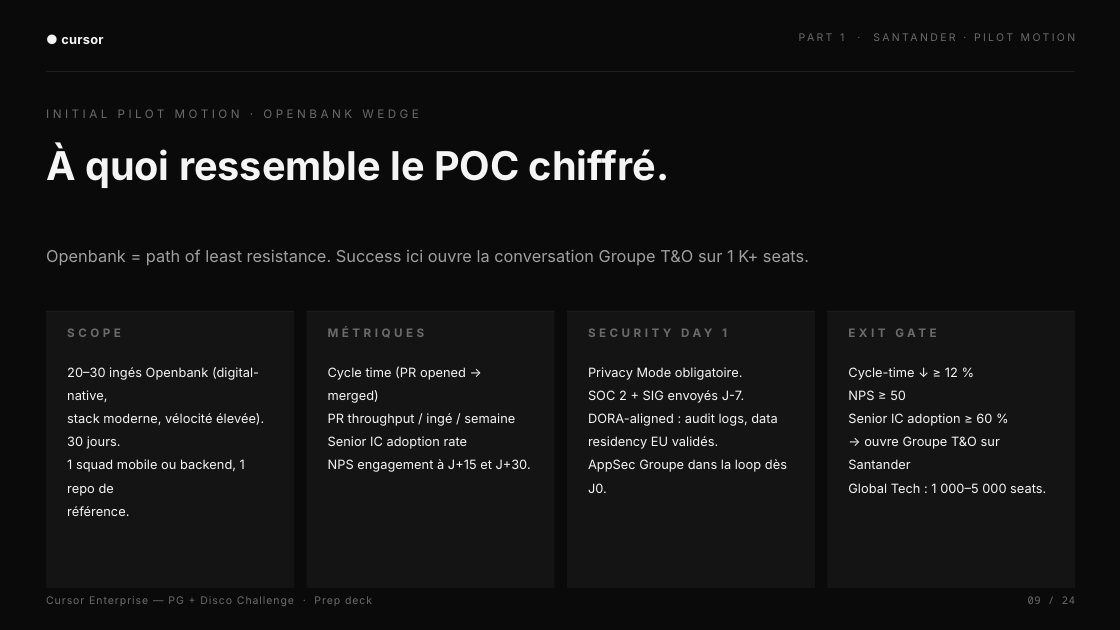
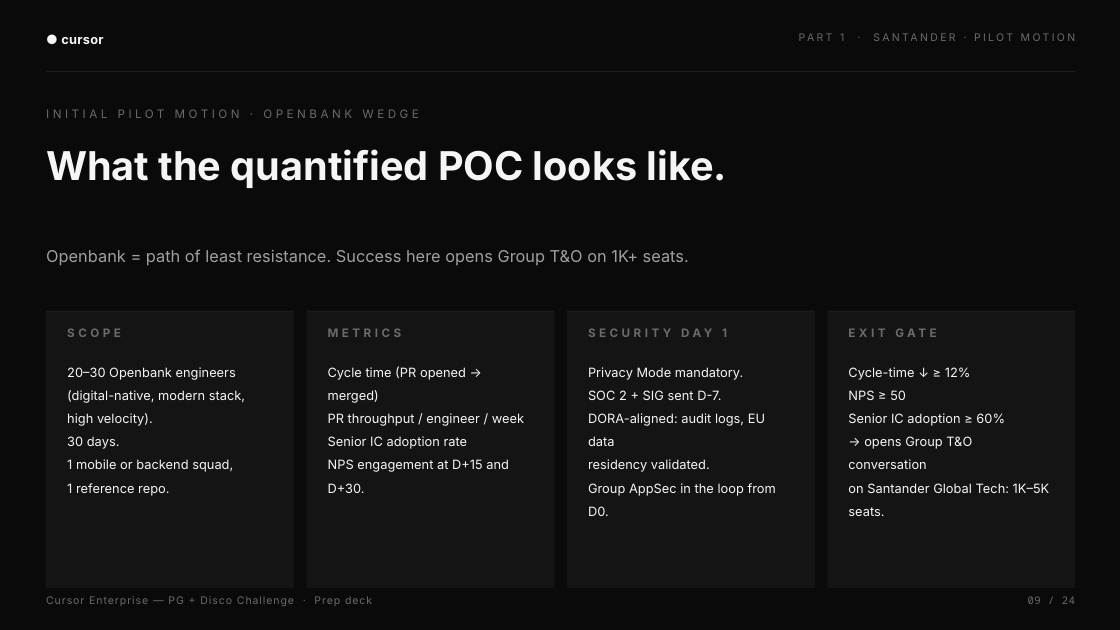
Before and after one commit to heliemonnoyeur-source/media-ae-cockpit, a slide deck: slide 9 of decks/Cursor_Enterprise_Disco_Challenge.pptx. Drawn at 1120x630 pixels with LibreOffice and Linux fonts; fonts in the diff are those of the drawing. Boxes give left, top, right and bottom in pixels: in the first picture for what was removed or moved away, otherwise in the second. Text is boxed around its words. In the diff, an @@ line names an element or a change of style, - is before the commit and + after.

```diff
--- a/decks/Cursor_Enterprise_Disco_Challenge.pptx
+++ b/decks/Cursor_Enterprise_Disco_Challenge.pptx
@@ text at [46, 149, 727, 188]: text changed @@
-À quoi ressemble le POC chiffré.
+What the quantified POC looks like.
@@ text at [46, 249, 689, 266]: text changed @@
-Openbank = path of least resistance. Success ici ouvre la conversation Groupe T&O sur 1 K+ seats.
+Openbank = path of least resistance. Success here opens Group T&O on 1K+ seats.
@@ text at [328, 328, 402, 337]: text changed @@
-MÉTRIQUES
+METRICS
@@ text at [67, 367, 245, 496]: text changed @@
-20–30 ingés Openbank (digital-native,
-stack moderne, vélocité élevée).
-30 jours.
-1 squad mobile ou backend, 1 repo de
-référence.
+20–30 Openbank engineers
+(digital-native, modern stack,
+high velocity).
+30 days.
+1 mobile or backend squad,
+1 reference repo.
@@ text at [588, 367, 776, 516]: text changed @@
-Privacy Mode obligatoire.
-SOC 2 + SIG envoyés J-7.
-DORA-aligned : audit logs, data
-residency EU validés.
-AppSec Groupe dans la loop dès J0.
+Privacy Mode mandatory.
+SOC 2 + SIG sent D-7.
+DORA-aligned: audit logs, EU data
+residency validated.
+Group AppSec in the loop from D0.
@@ text at [848, 367, 971, 380]: spaces changed @@
-Cycle-time ↓ ≥ 12 %
+Cycle-time ↓ ≥ 12%
@@ text at [328, 413, 524, 426]: text changed @@
-PR throughput / ingé / semaine
+PR throughput / engineer / week
@@ text at [848, 413, 1050, 516]: text changed @@
-Senior IC adoption ≥ 60 %
-→ ouvre Groupe T&O sur Santander
-Global Tech : 1 000–5 000 seats.
+Senior IC adoption ≥ 60%
+→ opens Group T&O conversation
+on Santander Global Tech: 1K–5K seats.
@@ text at [328, 459, 509, 493]: text changed @@
-NPS engagement à J+15 et J+30.
+NPS engagement at D+15 and D+30.
```
Also in this commit, not shown: 22 other slides changed, 1 slide added, 1 slide removed, 27 other files.
